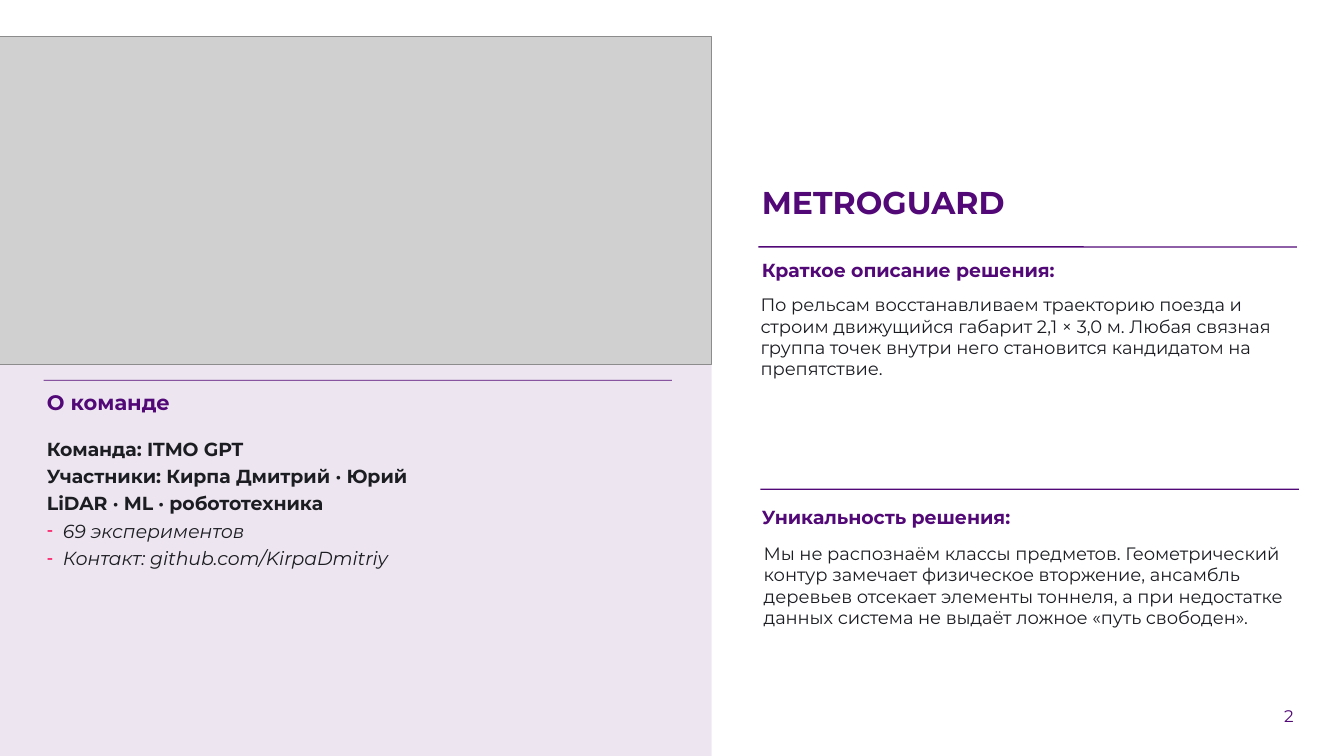
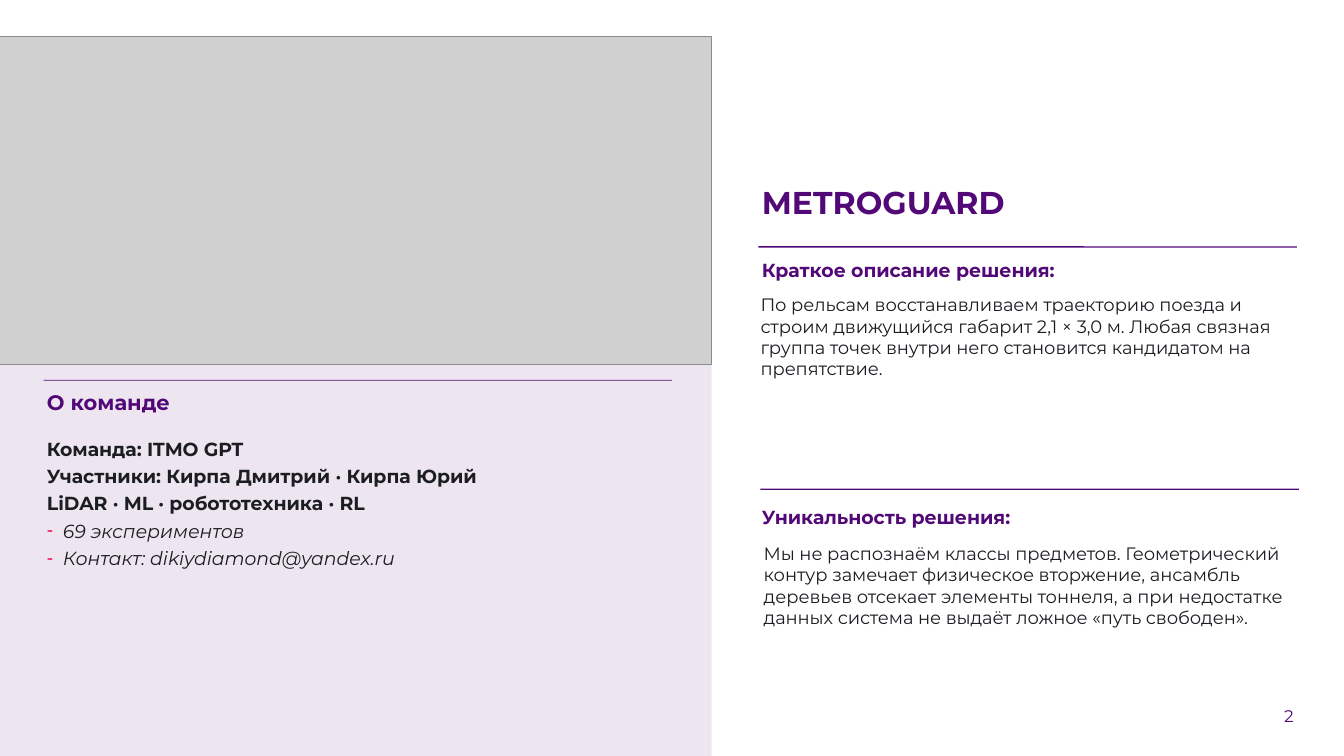
Before and after one commit to KirpaDmitriy/metroguard-lct2026, a slide deck: slide 2 of presentation/MetroGuard_LCT2026_Submission.pptx. Drawn at 1344x756 pixels with LibreOffice and Linux fonts; fonts in the diff are those of the drawing; grey boxes stand for pictures; background and template pictures are left out. Boxes give left, top, right and bottom in pixels: in the first picture for what was removed or moved away, otherwise in the second. Text is boxed around its words. In the diff, an @@ line names an element or a change of style, - is before the commit and + after.

```diff
--- a/presentation/MetroGuard_LCT2026_Submission.pptx
+++ b/presentation/MetroGuard_LCT2026_Submission.pptx
@@ text at bbox=[47, 469, 477, 514]: text changed @@
-Участники: Кирпа Дмитрий · Юрий
-LiDAR · ML · робототехника
+Участники: Кирпа Дмитрий · Кирпа Юрий
+LiDAR · ML · робототехника · RL
@@ text at bbox=[63, 551, 395, 569]: text changed @@
-– Контакт: github.com/KirpaDmitriy
+– Контакт: dikiydiamond@yandex.ru
```
Also in this commit, not shown: 8 other slides changed, 1 slide added, 2 slides removed.
